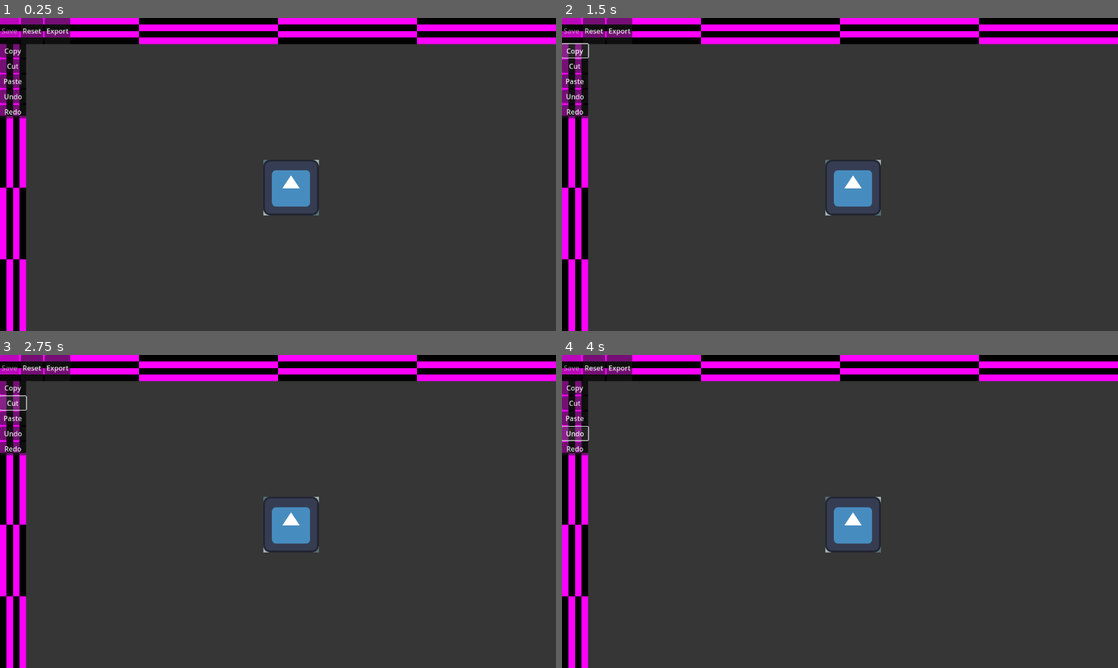
Above: before the commit, frames 1-4 (two rows, left to right).
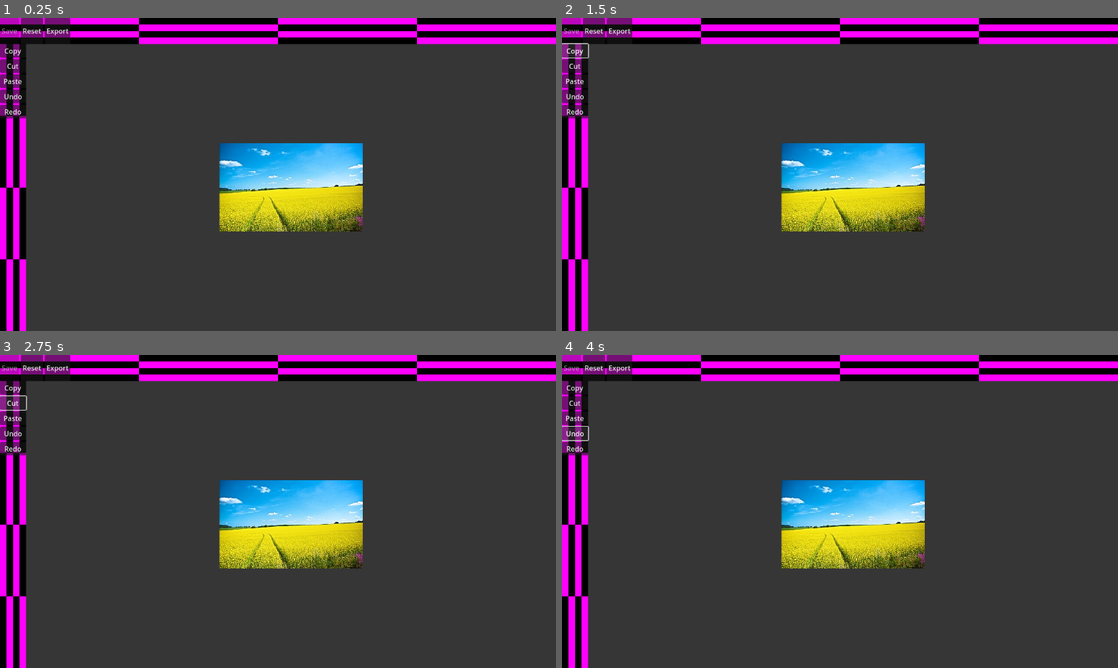
Above: after the commit, the same moments.

Repository: MunnChai/GMTKGameJam2025
Game: Godot game, scene res://apps/photoshop_app/photoshop_app.tscn
Same seed, same stepped clock (60 frames per second), same inputs: the game is played once before the commit and once after it. The project has no main scene, so this scene is started directly. The engine's default icon, where the game draws it, is replaced by a stand-in: a white triangle on a blue panel in a dark square.
Inputs:
- Up to frame 1 (0.25 s): no input
- Up to frame 2 (1.5 s): click "Export" at 0.5 s; click "Copy" at 1.25 s
- Up to frame 3 (2.75 s): click "Cut" at 2 s
- Up to frame 4 (4 s): click "Paste" at 2.75 s; click "Undo" at 3.5 s

The runs differ from the first frame. In frame 1, 7.3% of the frame differs, in the area x 39-66%, y 40-69%; in frame 2, 7.3%; in frame 3, 7.3%; in frame 4, 7.3%.

Commit message:
Added clipping + setting different textures

Diff:
--- a/game/gmtkgamejam2025/apps/photoshop_app/editing_panel.gd
+++ b/game/gmtkgamejam2025/apps/photoshop_app/editing_panel.gd
@@ -5,12 +5,13 @@
 @onready var editing_panel: Control = %EditingPanel
 @onready var editing_anchor: Control = %EditingAnchor
 @onready var canvas_border: Polygon2D = %CanvasBorder
+@onready var canvas_background: Sprite2D = %CanvasBackground
 @onready var editable_image: MultiPolygon = %EditableImage
 @onready var pasted_selection: MultiPolygon = %PastedSelection
 @onready var lasso_controller: Node2D = %LassoController
 @onready var dotted_line: DottedLine = %DottedLine
 
-
+@export var test_texture: Texture2D
 
 ## Panel movement/zoom
 var previous_mouse_position: Vector2
@@ -42,6 +43,8 @@
 
 	true_image = editable_image.texture.get_image()
 
+	set_original_texture(test_texture)
+
 func _process(delta: float) -> void:
 	handle_actions(delta)
 	handle_movement(delta)
@@ -96,9 +99,6 @@
 		lasso_controller.position = pasted_selection.position
 
 	previous_mouse_position = current_mouse_position
-
-
-
 
 func handle_zoom(delta: float) -> void:
 	if Input.is_action_just_pressed("edit_panel_zoom_out"):
@@ -113,6 +113,33 @@
 			current_zoom_index = 0
 		editing_anchor.scale = Vector2(ZOOM_LEVELS[current_zoom_index], ZOOM_LEVELS[current_zoom_index])
 
+
+
+func set_original_texture(texture: Texture2D) -> void:
+	true_image = texture.get_image()
+
+	canvas_background.region_rect.size = texture.get_size()
+	print(texture.get_size())
+	var border_polygons: PackedVector2Array = []
+	border_polygons.append(Vector2(-texture.get_size().x / 2, -texture.get_size().y / 2))
+	border_polygons.append(Vector2(texture.get_size().x / 2, -texture.get_size().y / 2))
+	border_polygons.append(Vector2(texture.get_size().x / 2, texture.get_size().y / 2))
+	border_polygons.append(Vector2(-texture.get_size().x / 2, texture.get_size().y / 2))
+
+
+	editable_image.clear_polygons()
+	editable_image.set_texture(texture)
+	editable_image.add_polygon(border_polygons)
+
+	border_polygons.append(Vector2(-texture.get_size().x / 2, -texture.get_size().y / 2))
+	border_polygons.append(Vector2(-texture.get_size().x, -texture.get_size().y))
+	border_polygons.append(Vector2(-texture.get_size().x, texture.get_size().y))
+	border_polygons.append(Vector2(texture.get_size().x, texture.get_size().y))
+	border_polygons.append(Vector2(texture.get_size().x, -texture.get_size().y))
+	border_polygons.append(Vector2(-texture.get_size().x, -texture.get_size().y))
+	canvas_border.polygon = border_polygons
+
+	reset_paste_selection()
 
 
 
@@ -164,7 +191,6 @@
 	print("No longer confirmable!")
 
 func paste_selection_to_image() -> void:
-	# Create a new image
 	var image: Image = true_image.duplicate()
 	var pasted_selection_image: Image = pasted_selection.texture.get_image()
 	for x: int in pasted_selection_image.get_size().x:
@@ -184,9 +210,6 @@
 				continue
 			image.set_pixelv(translated_coord, color)
 
-	var image_texture := ImageTexture.create_from_image(image)
-	editable_image.set_texture(image_texture)
-
 	# Merged pasted polygon into editable image polygons
 	# WARNING: ASSUMES PASTED SELECTION ONLY HAS ONE POLYGON... should be true without figure 8 shapes
 	for polygon2d: Polygon2D in pasted_selection.get_children():
@@ -196,9 +219,10 @@
 
 		editable_image.merge_polygon(pasted_polygon_translated)
 
-	# Clip result with border polygon
-	#editable_image.call_deferred("clip_polygon", canvas_border.polygon)
-
+	editable_image.delete_from_polygon(canvas_border.polygon)
+
+	var image_texture := ImageTexture.create_from_image(image)
 	true_image = image
+	editable_image.set_texture(image_texture)
 
 	reset_paste_selection()
--- a/game/gmtkgamejam2025/apps/photoshop_app/multipolygon.gd
+++ b/game/gmtkgamejam2025/apps/photoshop_app/multipolygon.gd
@@ -8,7 +8,6 @@
 	if not is_instance_valid(texture):
 		return
 	set_texture(texture)
-	set_texture_offset(texture.get_size() / 2)
 
 
 
@@ -73,6 +72,8 @@
 	for polygon: Polygon2D in get_children():
 		polygon.texture = texture
 
+	set_texture_offset(texture.get_size() / 2)
+
 func set_texture_offset(offset: Vector2) -> void:
 	texture_offset = offset
 	for polygon: Polygon2D in get_children():
@@ -90,7 +91,7 @@
 		var polygon_edited: bool = false
 
 		var intersecting_polygons = Geometry2D.intersect_polygons(polygon2d.polygon, cut_polygon)
-		print(intersecting_polygons)
+		#print(intersecting_polygons)
 		if intersecting_polygons.is_empty():
 			continue
 
--- a/game/gmtkgamejam2025/apps/photoshop_app/photoshop_app.tscn
+++ b/game/gmtkgamejam2025/apps/photoshop_app/photoshop_app.tscn
@@ -1,10 +1,11 @@
-[gd_scene load_steps=13 format=3 uid="uid://omxyukgp61bw"]
+[gd_scene load_steps=14 format=3 uid="uid://omxyukgp61bw"]
 
 [ext_resource type="Script" uid="uid://o62f4k604x6h" path="res://apps/photoshop_app/photoshop_app.gd" id="1_5byx1"]
 [ext_resource type="Script" uid="uid://krmcm86dpw8a" path="res://apps/photoshop_app/multipolygon.gd" id="2_b7jc0"]
 [ext_resource type="Texture2D" uid="uid://u7milfln4xo0" path="res://icon.svg" id="2_khpmc"]
 [ext_resource type="Script" uid="uid://dsbxsdbpygkhs" path="res://apps/photoshop_app/editing_panel.gd" id="2_pedke"]
 [ext_resource type="Texture2D" uid="uid://bb038ihonibbj" path="res://apps/photoshop_app/transparent_background_texture.png" id="3_2tu6o"]
+[ext_resource type="Texture2D" uid="uid://cj7nbd7op7h2s" path="res://apps/photoshop_app/Field_in_Kärkölä.jpg" id="3_rqrjq"]
 [ext_resource type="PackedScene" uid="uid://j0imf1m4hv8n" path="res://apps/photoshop_app/dotted_line/dotted_line.tscn" id="6_i8qo4"]
 [ext_resource type="Script" uid="uid://ddjyetu5ajpwf" path="res://apps/photoshop_app/lasso_controller.gd" id="6_kyq4q"]
 
@@ -76,6 +77,7 @@
 size_flags_vertical = 3
 theme_override_constants/separation = 0
 script = ExtResource("2_pedke")
+test_texture = ExtResource("3_rqrjq")
 
 [node name="ToolbarContainer" type="PanelContainer" parent="PanelContainer/VBoxContainer/EditingPanel"]
 z_index = 1
@@ -133,9 +135,8 @@
 
 [node name="CanvasBorder" type="Polygon2D" parent="PanelContainer/VBoxContainer/EditingPanel/EditingPanel/EditingAnchor"]
 unique_name_in_owner = true
-invert_enabled = true
-invert_border = 0.1
-polygon = PackedVector2Array(64, 64, 64, -64, -64, -64, -64, 64)
+color = Color(1, 1, 1, 0)
+polygon = PackedVector2Array(64, 64, 64, -64, -64, -64, -64, 64, 64, 64, 128, 128, -128, 128, -128, -128, 128, -128, 128, 128)
 
 [node name="CanvasBackground" type="Sprite2D" parent="PanelContainer/VBoxContainer/EditingPanel/EditingPanel/EditingAnchor"]
 unique_name_in_owner = true
Binary file added: game/gmtkgamejam2025/apps/photoshop_app/Field_in_Kärkölä.jpg
Not shown, added: game/gmtkgamejam2025/apps/photoshop_app/Field_in_Kärkölä.jpg.import
